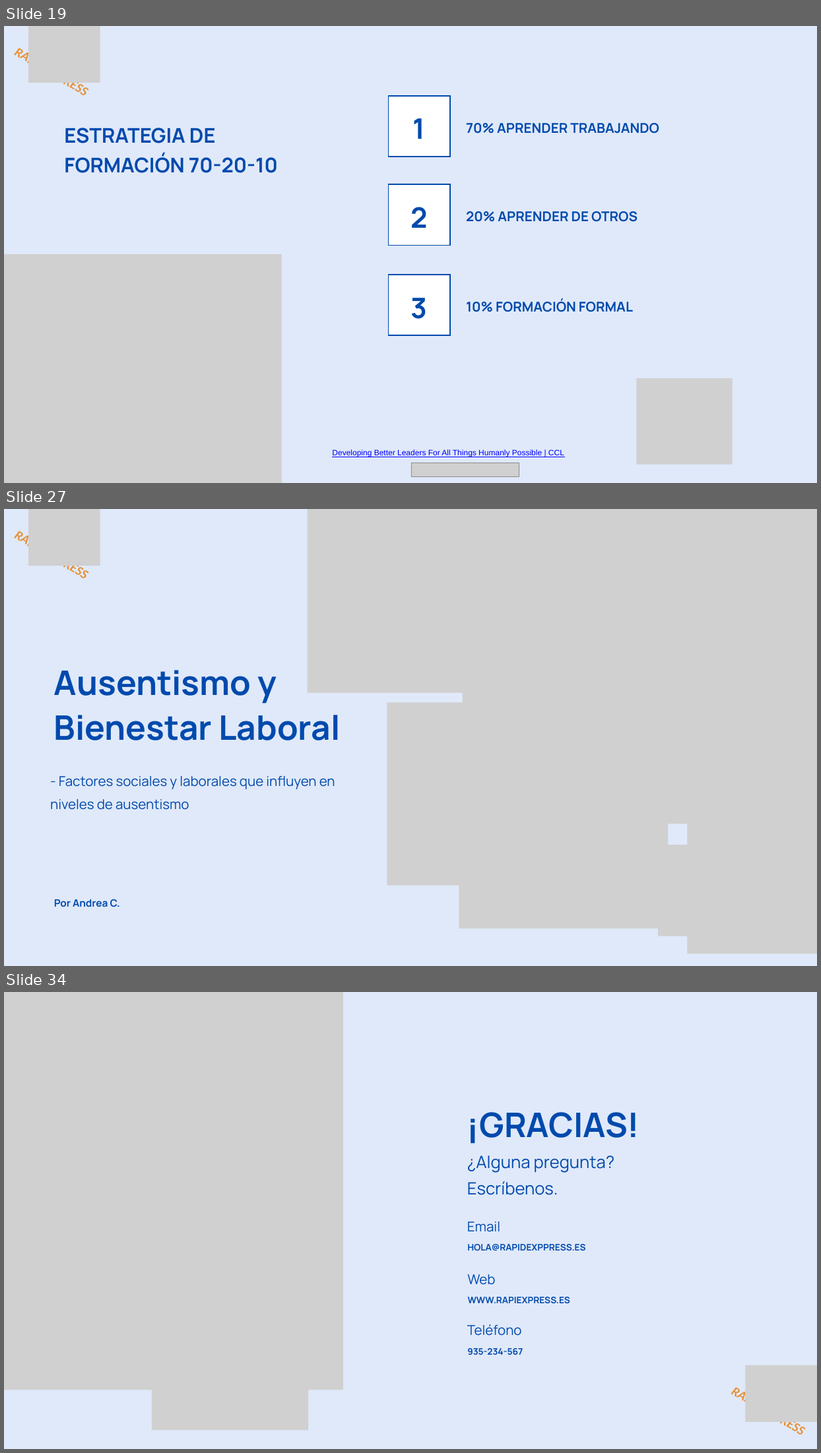
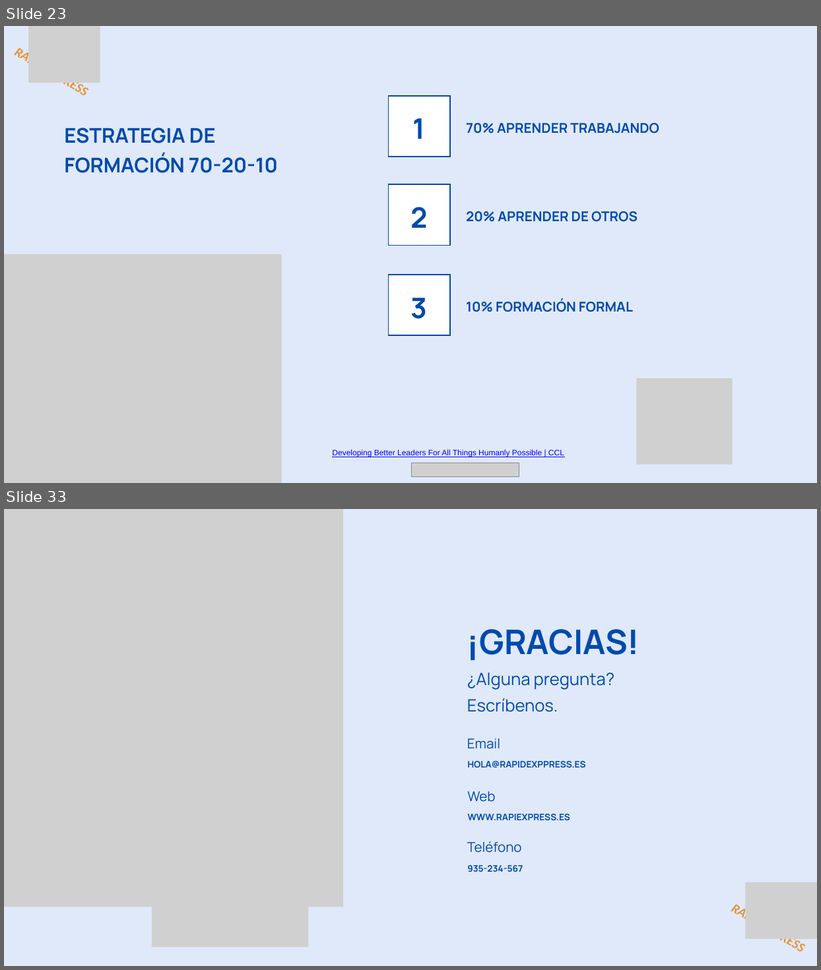
Before and after one commit to ITACADEMYprojectes/ProjecteData, a slide deck: Equip_28/Results/Analisis_PAP_and_ABL_RapidExpres_2026_11_05.pptx. Shown one above the other, each under a label of ours: slides 19, 27 and 34 before the commit, slides 23 and 33 after it; the slides between them are not shown. The pictures are 821x1453 and 821x970 pixels, drawn with LibreOffice and Linux fonts; fonts in the diff are those of the drawing; grey boxes stand for pictures. Boxes give left, top, right and bottom in pixels: in the first picture for what was removed or moved away, otherwise in the second. Text is boxed around its words. In the diff, an @@ line names an element or a change of style, - is before the commit and + after.

Commit message:
add Andrea Slices & decidir con que slice empezamos porque hay dos

```diff
--- a/Equip_28/Results/Analisis_PAP_and_ABL_RapidExpres_2026_11_05.pptx
+++ b/Equip_28/Results/Analisis_PAP_and_ABL_RapidExpres_2026_11_05.pptx
@@ slide 27 removed at box(4, 509, 817, 966), background #E0E9F9 @@
@@ text removed at box(4, 521, 98, 593) @@
-RAPID EXPRESS
@@ picture removed at box(28, 509, 100, 566) @@
@@ picture removed at box(308, 509, 659, 692) @@
@@ picture removed at box(463, 509, 817, 824) @@
@@ picture removed at box(687, 570, 817, 955) @@
@@ text removed at box(54, 670, 341, 741) @@
-Ausentismo y Bienestar Laboral
@@ picture removed at box(387, 702, 597, 885) @@
@@ picture removed at box(459, 746, 669, 929) @@
@@ text removed at box(50, 776, 335, 810) @@
-- Factores sociales y laborales que influyen en niveles de ausentismo
@@ picture removed at box(658, 845, 753, 936) @@
@@ text removed at box(54, 899, 120, 907) @@
-Por Andrea C.
@@ what was slide 19 is now slide 23 @@
@@ what was slide 34 is now slide 33 @@
```
Also in this commit, not shown: 1 slide changed, 12 slides added, 12 other slides removed.
